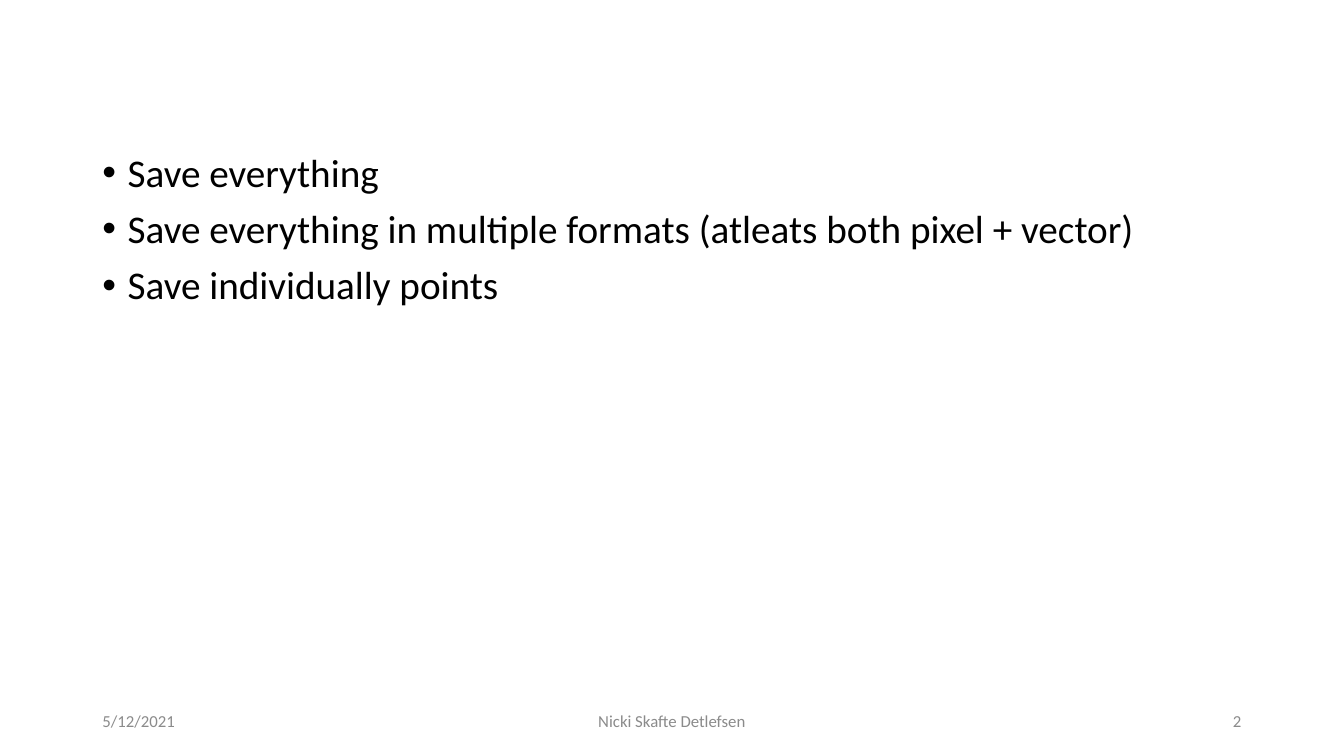
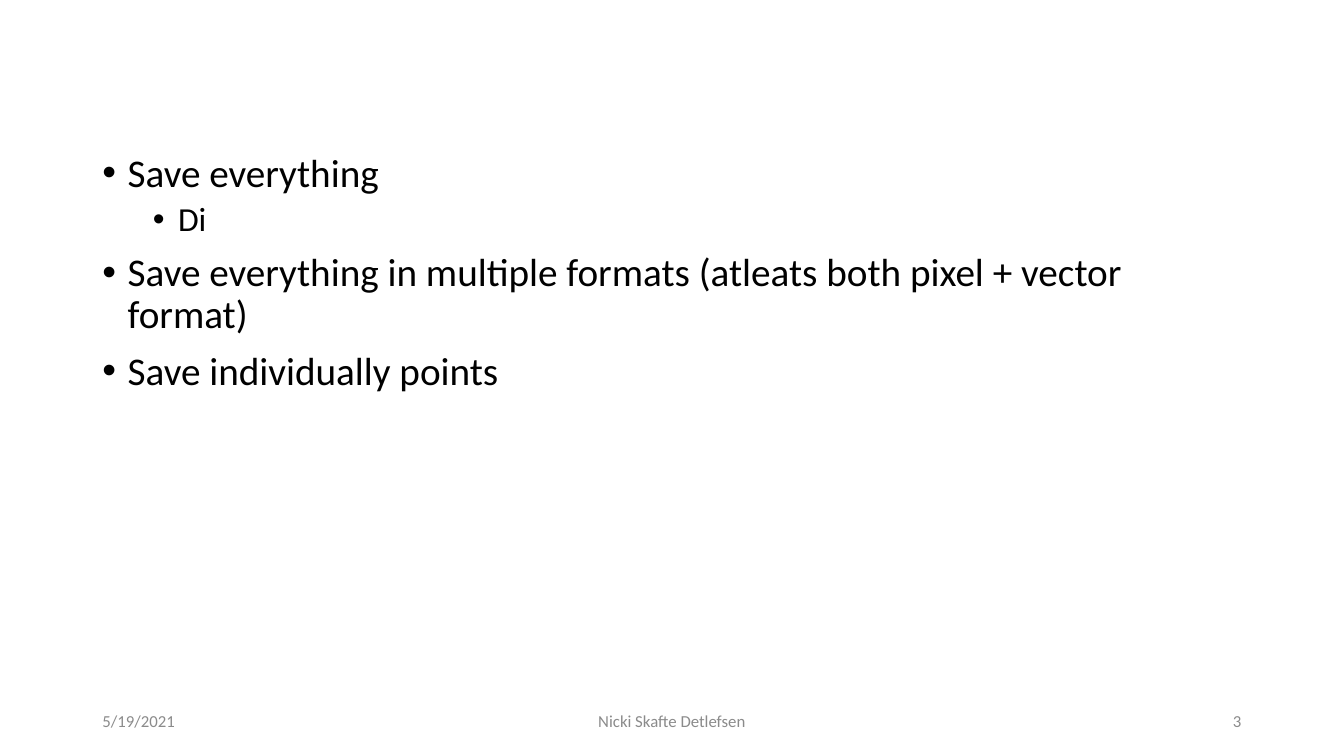
Before and after one commit to DeepEasterbunny/dtu_mlops, a slide deck: slide 3 of 03_debuggin_and_visualization/Visualizations.pptx (slide 2 before the commit). Drawn at 1344x756 pixels with LibreOffice and Linux fonts; fonts in the diff are those of the drawing; background and template pictures are left out. Boxes give left, top, right and bottom in pixels: in the first picture for what was removed or moved away, otherwise in the second. Text is boxed around its words. In the diff, an @@ line names an element or a change of style, - is before the commit and + after.

```diff
--- a/03_debuggin_and_visualization/Visualizations.pptx
+++ b/03_debuggin_and_visualization/Visualizations.pptx
@@ text at <box>128,208,1121,334</box>: text changed @@
-• Save everything in multiple formats (atleats both pixel + vector)
+  • Di
+• Save everything in multiple formats (atleats both pixel + vector format)
@@ text at <box>102,715,174,728</box>: text changed @@
-5/12/2021
+5/19/2021
@@ page number at <box>1233,716,1241,727</box>: text changed @@
-2
+3
```
Also in this commit, not shown: 3 slides added, 9 other files.
